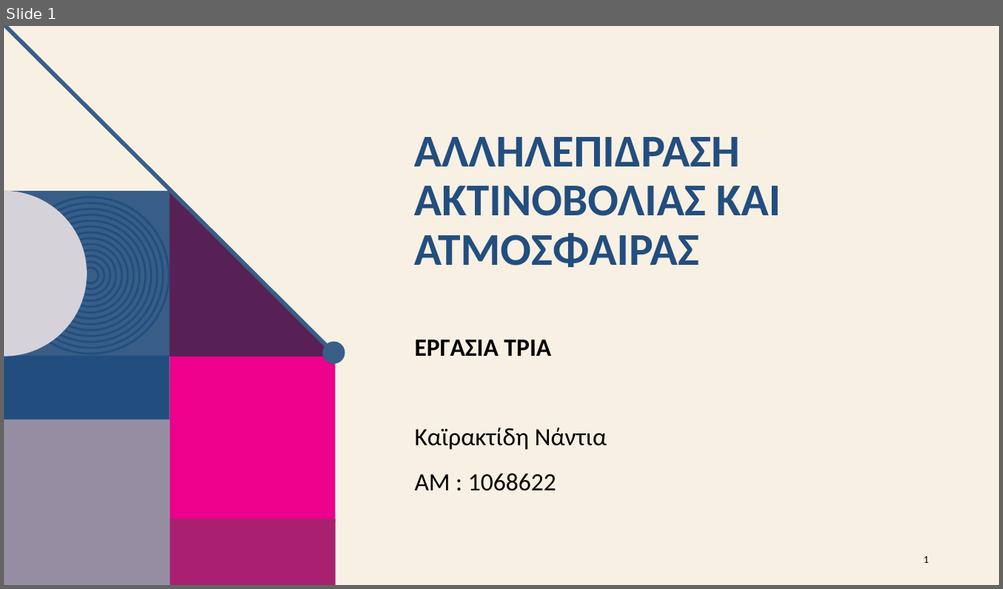
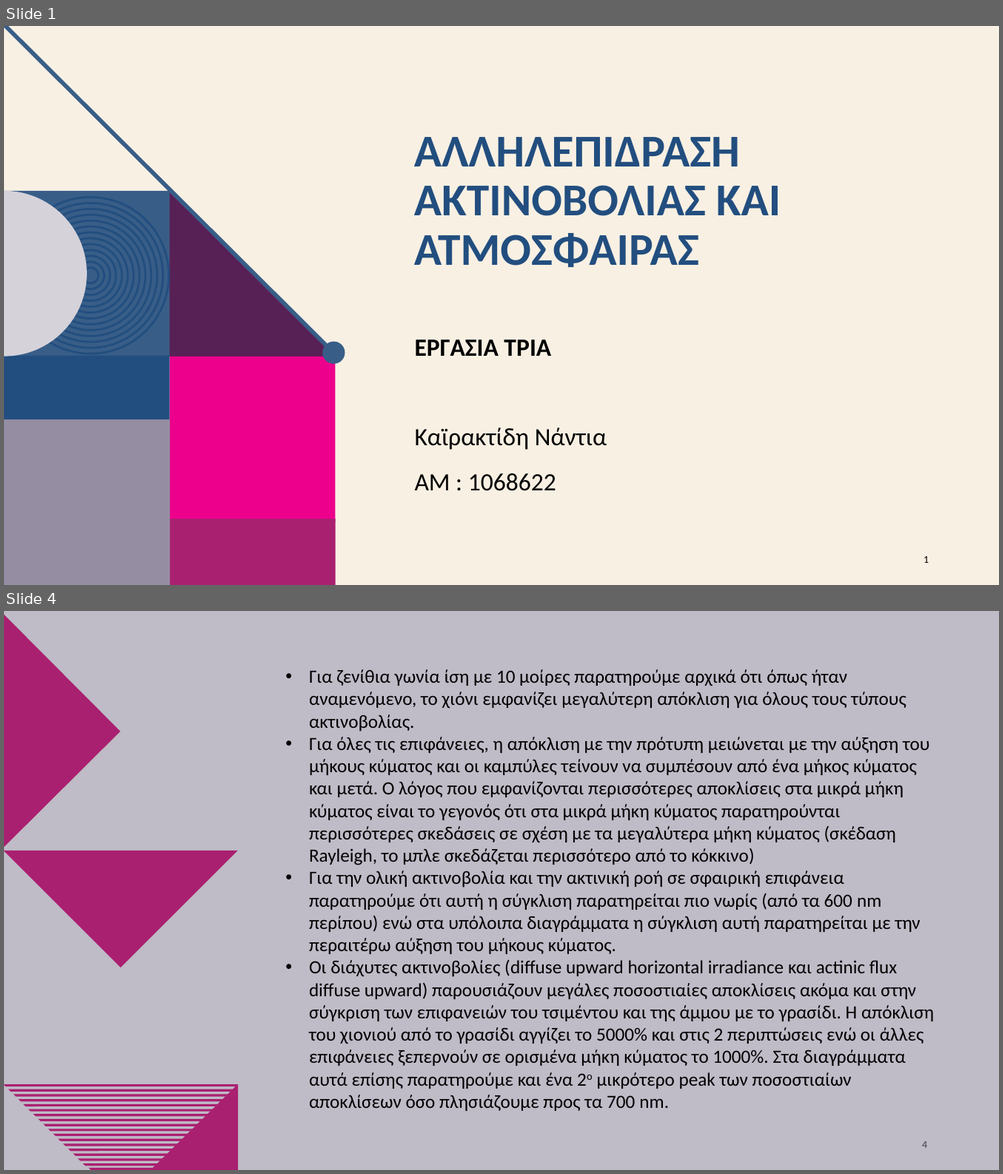
Before and after one commit to nadezsha/MSc---Applied-Meteorology-and-Environmental-Physics, a slide deck: Radiation and Atmosphere Interaction/Report 3/ΕργασίαΤρία.pptx. Shown one above the other, each under a label of ours: slide 1 before the commit, slides 1 and 4 after it; the slides between them are not shown. The pictures are 1003x589 and 1003x1174 pixels, drawn with LibreOffice and Linux fonts; fonts in the diff are those of the drawing; background and template pictures are left out. Boxes give left, top, right and bottom in pixels: in the first picture for what was removed or moved away, otherwise in the second. Text is boxed around its words. In the diff, an @@ line names an element or a change of style, - is before the commit and + after.

```diff
--- a/Radiation and Atmosphere Interaction/Report 3/ΕργασίαΤρία.pptx
+++ b/Radiation and Atmosphere Interaction/Report 3/ΕργασίαΤρία.pptx
@@ slide 4 added at (4, 611, 999, 1170), background #BFBBC7 @@
@@ freeform shape added at (4, 614, 120, 849), fill #AA2070 @@
@@ text added at (309, 669, 933, 1111), 18 pt, text #000000 @@
+• Για ζενίθια γωνία ίση με 10 μοίρες παρατηρούμε αρχικά ότι όπως ήταν αναμενόμενο, το χιόνι εμφανίζει μεγαλύτερη απόκλιση για όλους τους τύπους ακτινοβολίας.
+• Για όλες τις επιφάνειες, η απόκλιση με την πρότυπη μειώνεται με την αύξηση του μήκους κύματος και οι καμπύλες τείνουν να συμπέσουν από ένα μήκος κύματος και μετά. Ο λόγος που εμφανίζονται περισσότερες αποκλίσεις στα μικρά μήκη κύματος είναι το γεγονός ότι στα μικρά μήκη κύματος παρατηρούνται περισσότερες σκεδάσεις σε σχέση με τα μεγαλύτερα μήκη κύματος (σκέδαση Rayleigh, το μπλε σκεδάζεται περισσότερο από το κόκκινο)
+• Για την ολική ακτινοβολία και την ακτινική ροή σε σφαιρική επιφάνεια παρατηρούμε ότι αυτή η σύγκλιση παρατηρείται πιο νωρίς (από τα 600 nm περίπου) ενώ στα υπόλοιπα διαγράμματα η σύγκλιση αυτή παρατηρείται με την περαιτέρω αύξηση του μήκους κύματος.
+• Οι διάχυτες ακτινοβολίες (diffuse upward horizontal irradiance και actinic flux diffuse upward) παρουσιάζουν μεγάλες ποσοστιαίες αποκλίσεις ακόμα και στην σύγκριση των επιφανειών του τσιμέντου και της άμμου με το γρασίδι. Η απόκλιση του χιονιού από το γρασίδι αγγίζει το 5000% και στις 2 περιπτώσεις ενώ οι άλλες επιφάνειες ξεπερνούν σε ορισμένα μήκη κύματος το 1000%. Στα διαγράμματα αυτά επίσης παρατηρούμε και ένα 2ο μικρότερο peak των ποσοστιαίων αποκλίσεων όσο πλησιάζουμε προς τα 700 nm.
@@ freeform shape added at (4, 733, 238, 968), fill #AA2070 @@
@@ freeform shape added at (151, 1084, 239, 1170), fill #AA2070 @@
@@ page number added at (922, 1142, 927, 1148), 10 pt, text #404040 @@
+4
@@ group added at (4, 1085, 238, 1166): 17 freeform shapes @@
@@ freeform shape added at (88, 1168, 164, 1170), fill #AA2070 @@
```
Also in this commit, not shown: 8 other slides added, 4 slides removed.
